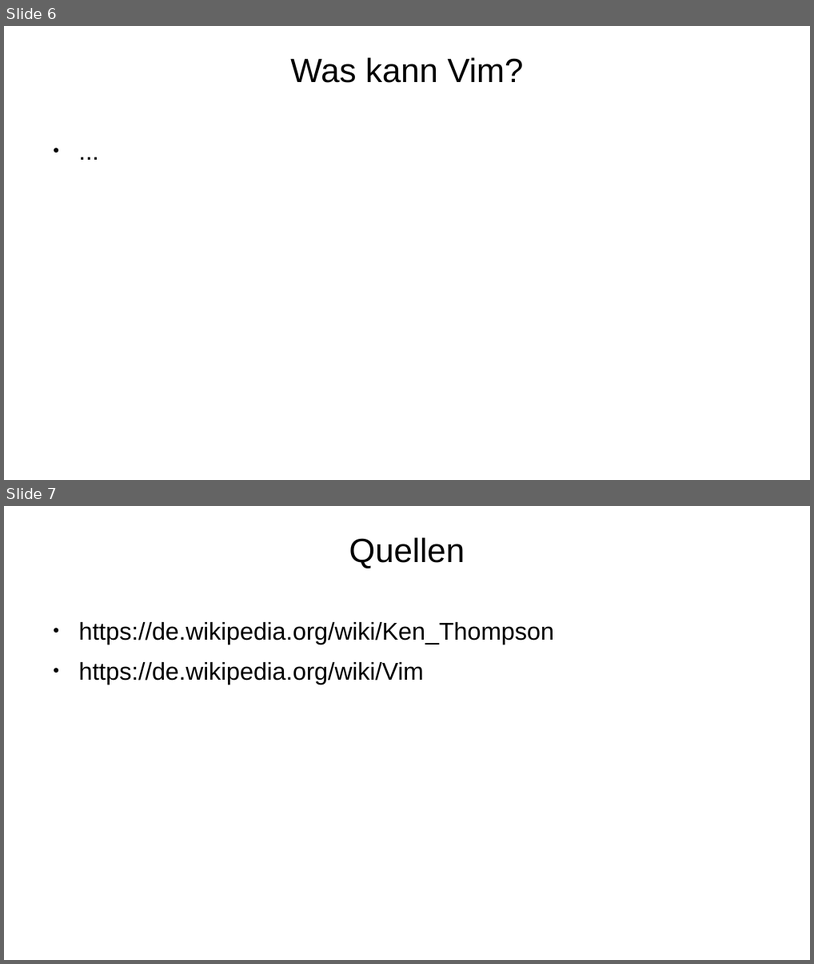
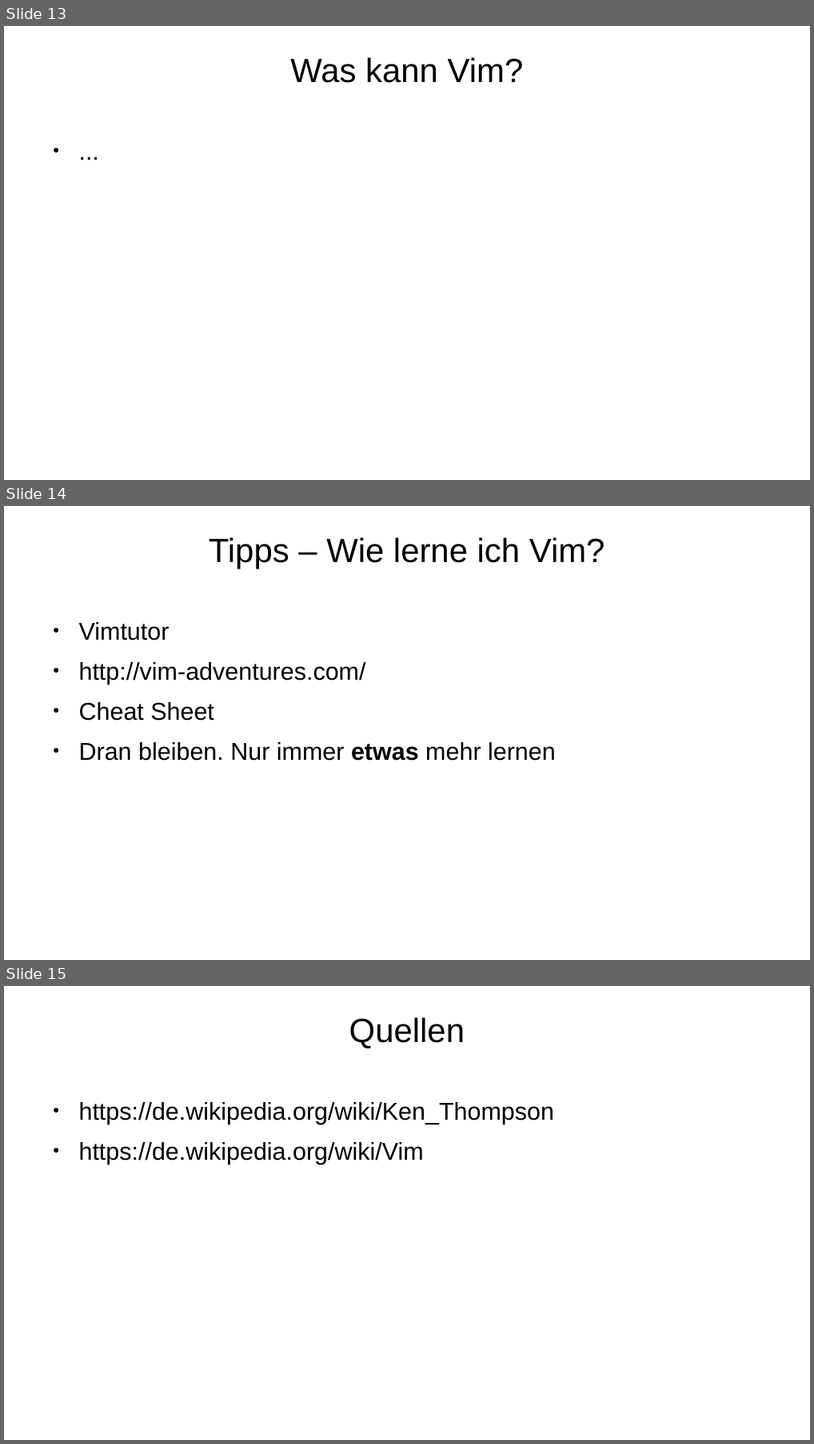
Before and after one commit to mbrinkme/nerditup, a slide deck: vim.odp. Shown one above the other, each under a label of ours: slides 6 and 7 before the commit, slides 13, 14 and 15 after it. The pictures are 814x964 and 814x1444 pixels, drawn with LibreOffice and Linux fonts; fonts in the diff are those of the drawing; background and template pictures are left out. Boxes give left, top, right and bottom in pixels: in the first picture for what was removed or moved away, otherwise in the second. Text is boxed around its words. In the diff, an @@ line names an element or a change of style, - is before the commit and + after.

```diff
--- a/vim.odp
+++ b/vim.odp
@@ slide 14 added at bbox=[4, 506, 810, 960], background picture (left out) @@
@@ title added at bbox=[209, 537, 606, 569], 33 pt, text #000000 @@
+Tipps – Wie lerne ich Vim?
@@ text added at bbox=[79, 622, 556, 760], 24 pt, text #000000 @@
+● Vimtutor
+● http://vim-adventures.com/
+● Cheat Sheet
+● Dran bleiben. Nur immer etwas mehr lernen
@@ what was slide 6 is now slide 13 @@
@@ what was slide 7 is now slide 15 @@
```
Also in this commit, not shown: 7 other slides added.
